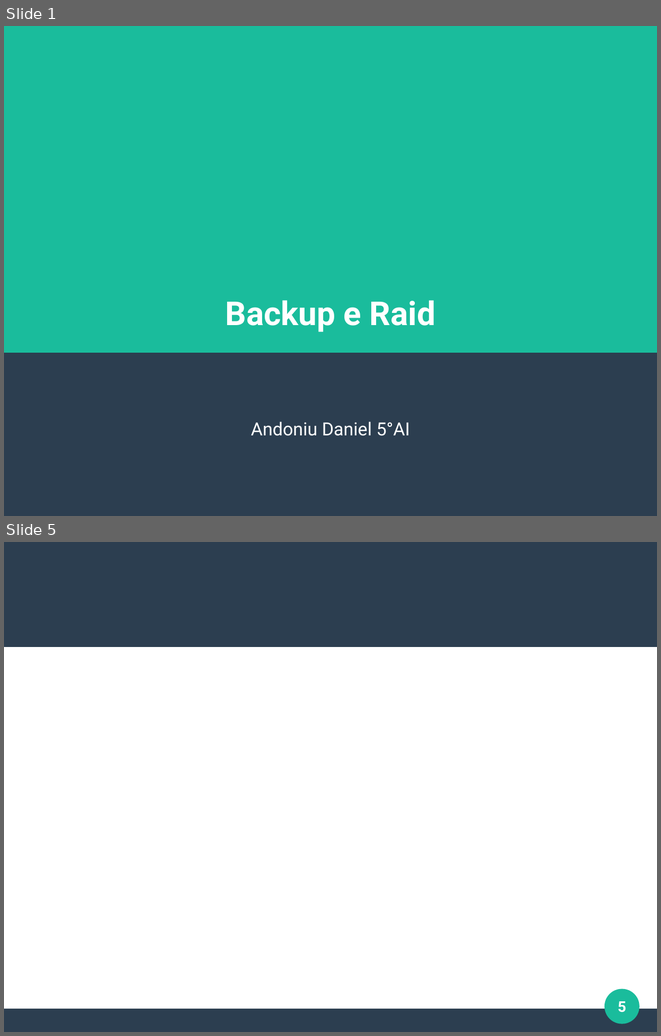
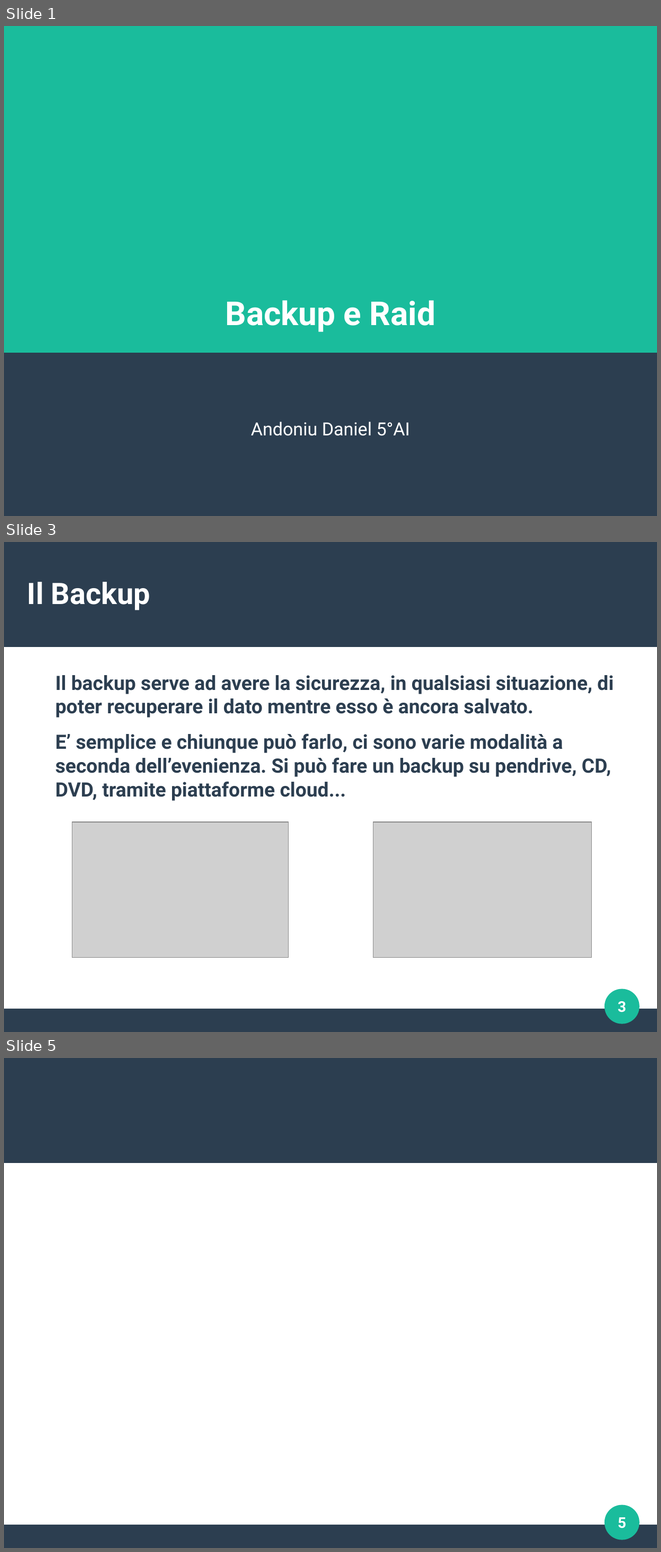
Before and after one commit to Brombe74/Debian-VM, a slide deck: Presentazione_sistemi.odp. Shown one above the other, each under a label of ours: slides 1 and 5 before the commit, slides 1, 3 and 5 after it; the slides between them are not shown. The pictures are 661x1036 and 661x1552 pixels, drawn with LibreOffice and Linux fonts; fonts in the diff are those of the drawing; grey boxes stand for pictures. Boxes give left, top, right and bottom in pixels: in the first picture for what was removed or moved away, otherwise in the second. Text is boxed around its words. In the diff, an @@ line names an element or a change of style, - is before the commit and + after.

```diff
--- a/Presentazione_sistemi.odp
+++ b/Presentazione_sistemi.odp
@@ slide 3 added at [4, 542, 657, 1032], background #FFFFFF; not listed: 3 template elements that a slide beside it also shows @@
@@ title added at [27, 582, 150, 610], 36 pt, text #FFFFFF, bold @@
+Il Backup
@@ text added at [55, 675, 614, 801], 24 pt, text #2C3E50, bold @@
+Il backup serve ad avere la sicurezza, in qualsiasi situazione, di poter recuperare il dato mentre esso è ancora salvato.
+E’ semplice e chiunque può farlo, ci sono varie modalità a seconda dell’evenienza. Si può fare un backup su pendrive, CD, DVD, tramite piattaforme cloud...
@@ picture added at [72, 822, 289, 957] @@
@@ picture added at [373, 822, 592, 957] @@
@@ page number added at [618, 1001, 626, 1012], 18 pt, text #FFFFFF, bold @@
+3
```
Also in this commit, not shown: 2 slides changed, 1 slide removed.
